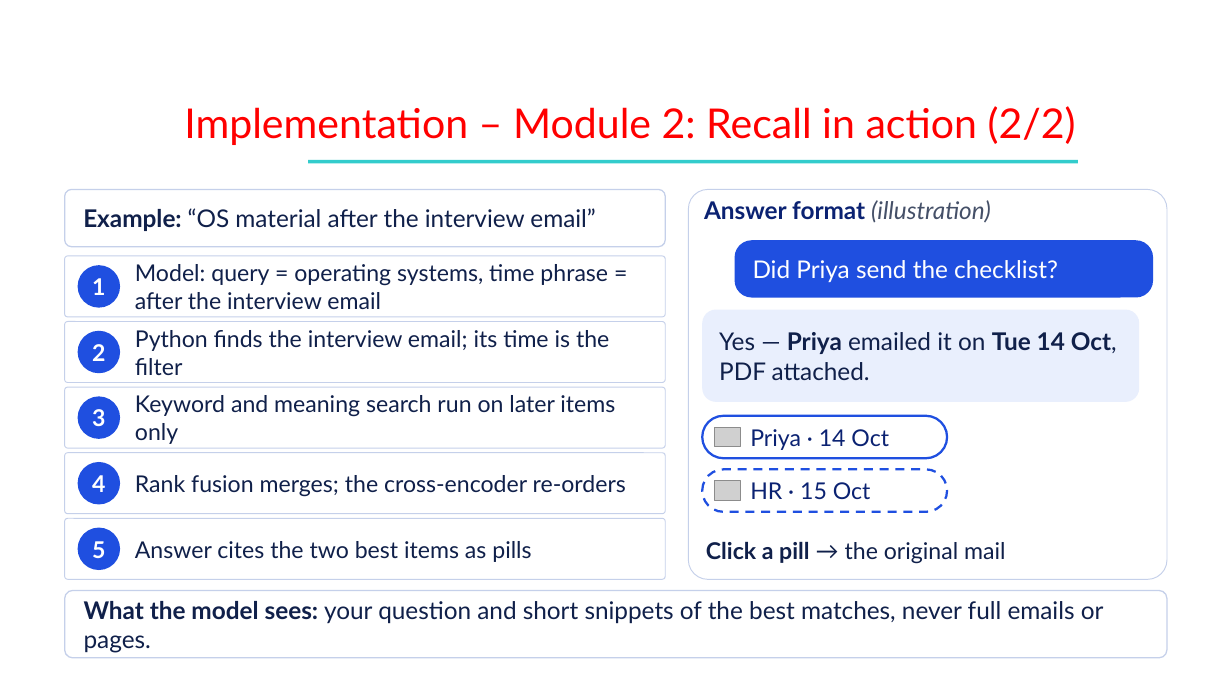
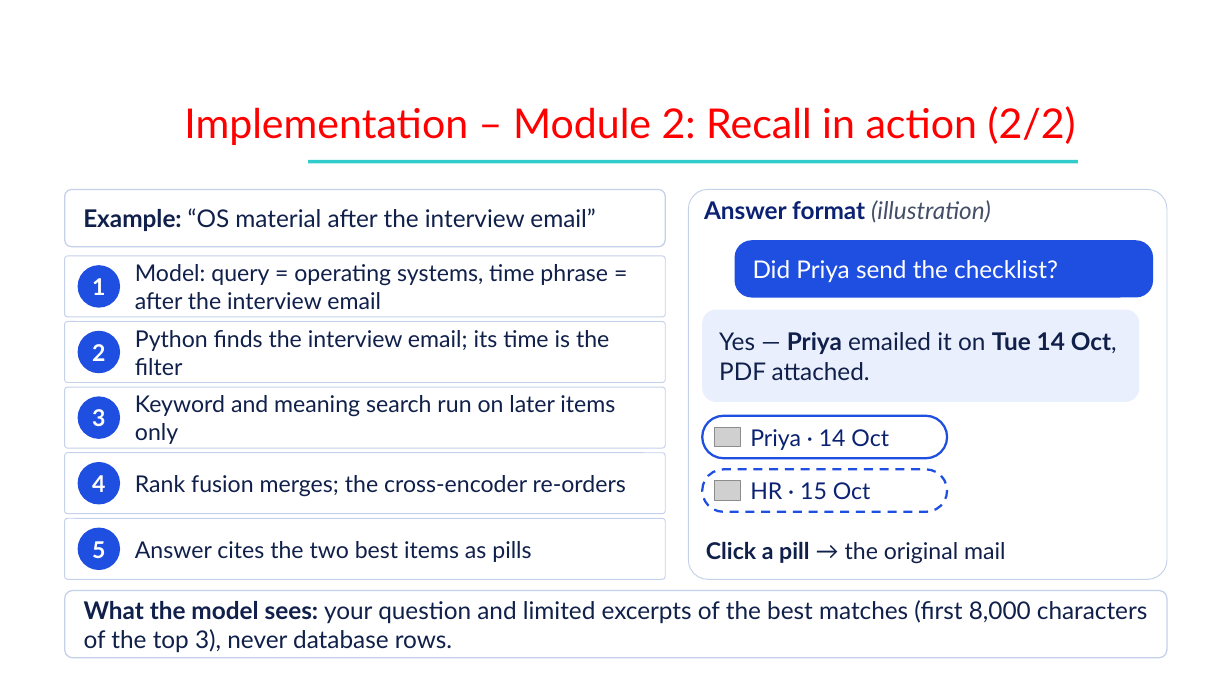
Before and after one commit to Shehzaad-khan/Efficient-Contextualized-History-Orchestrator-E.C.H.O, a slide deck: slide 10 of docs/Phase III/ECHO_Phase3_Review3.pptx. Drawn at 1232x693 pixels with LibreOffice and Linux fonts; fonts in the diff are those of the drawing; grey boxes stand for pictures; background and template pictures are left out. Boxes give left, top, right and bottom in pixels: in the first picture for what was removed or moved away, otherwise in the second. Text is boxed around its words. In the diff, an @@ line names an element or a change of style, - is before the commit and + after.

```diff
--- a/docs/Phase III/ECHO_Phase3_Review3.pptx
+++ b/docs/Phase III/ECHO_Phase3_Review3.pptx
@@ text in rounded rectangle at [84,600,1147,653]: text changed @@
-What the model sees: your question and short snippets of the best matches, never full emails or pages.
+What the model sees: your question and limited excerpts of the best matches (first 8,000 characters of the top 3), never database rows.
```
Also in this commit, not shown: 10 other slides changed, 13 other files.
